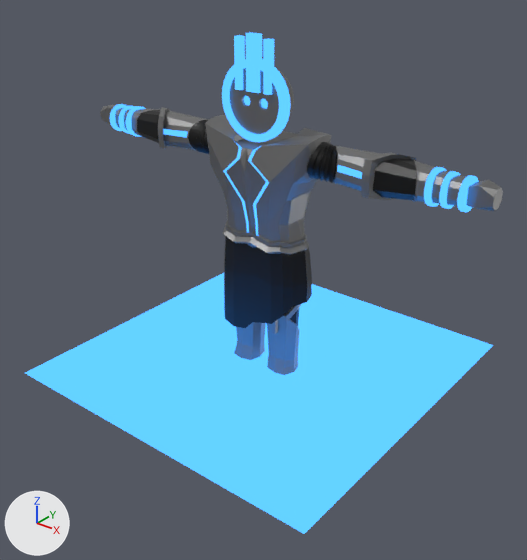
An edit to the Blender file Assets/Models/Actors/KOLOSS_VF.blend, drawn before and after from the same camera.
Rendered twice from a camera (50 mm lens) standing at (5.14, -6.49, 5.17) and looking at (0.2, -0.31, 1.34). Lighting does not change. The marker at lower left points along +X, +Y and +Z.

The older version as bpy lines, for what is in view:
```python
ob_face = bpy.data.objects.new('Face', me_cylinder_001)
ob_face.location = (0.0, 0.0, 0.0)
ob_face.rotation_euler = (1.571, 0.0, 0.0)  # degrees (90, 0, 0)
ob_floor = bpy.data.objects.new('Floor', me_plane)
ob_floor.location = (0.0, 0.0, 0.0)
ob_floor.scale = (2.21, 2.21, 2.21)
ob_hands = bpy.data.objects.new('Hands', me_cube_002)
ob_hands.location = (0.0, 0.0, 0.0)
ob_hands.rotation_euler = (1.571, 0.0, 0.0)  # degrees (90, 0, 0)
ob_head = bpy.data.objects.new('Head', me_cylinder)
ob_head.location = (0.0, 0.0, 0.0)
ob_head.rotation_euler = (1.571, 0.0, 0.0)  # degrees (90, 0, 0)
ob_legs = bpy.data.objects.new('Legs', me_cube)
ob_legs.location = (0.0, 0.0, 0.0)
ob_legs.rotation_euler = (1.571, 0.0, 0.0)  # degrees (90, 0, 0)
ob_skirt = bpy.data.objects.new('Skirt', me_cube_008)
ob_skirt.location = (0.0, 0.0, 0.0)
ob_skirt.rotation_euler = (1.571, 0.0, 0.0)  # degrees (90, 0, 0)
ob_torso = bpy.data.objects.new('Torso', me_cube_001)
ob_torso.location = (0.0, 0.0, 0.0)
ob_torso.rotation_euler = (1.571, 0.0, 0.0)  # degrees (90, 0, 0)
```
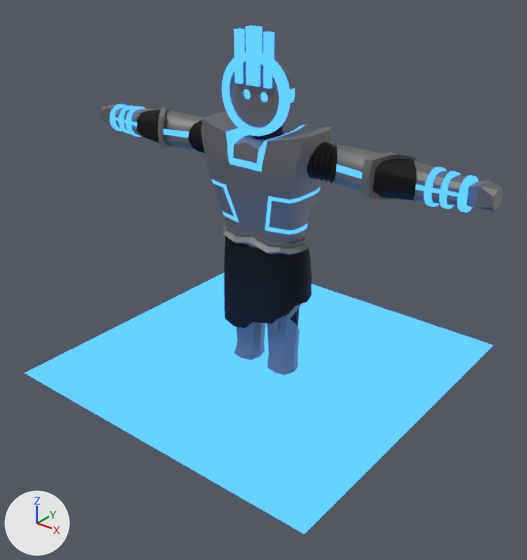
Edits to the bpy script that builds the scene:
```text
Change mat_casing:
    mat_casing.roughness: 0.5 -> 0.671
Change mat_cloth:
    mat_cloth.roughness: 0.422 -> 0.714
Change me_cylinder:
    used by ob_head; location = (0.0, 0.0, 0.0); rotation_euler = (1.571, 0.0, 0.0), in degrees (90, 0, 0)
    remove me_cylinder.from_pydata(...)  # 193 vertices, 101 faces; spans x -0.375..0.375, y 3.057..4.036, z -0.228..0.218
    add me_cylinder.from_pydata(...)  # 449 vertices, 357 faces; spans x -0.375..0.375, y 3.127..4.106, z -0.228..0.218
    me_cylinder part 1: the loose piece of 192 vertices spanning x -0.375..0.375, y 3.057..3.807, z -0.228..0.218 is rebuilt with 448 vertices and now spans x -0.375..0.375, y 3.127..3.877, z -0.228..0.218
    me_cylinder part 2: the surface is now shaded smooth
Change me_cube_001:
    used by ob_torso; location = (0.0, 0.0, 0.0); rotation_euler = (1.571, 0.0, 0.0), in degrees (90, 0, 0)
    remove me_cube_001.from_pydata(...)  # 729 vertices, 740 faces; spans x 0.0..2.49, y 1.49..3.12, z -0.31..0.41
    add me_cube_001.from_pydata(...)  # 1049 vertices, 1018 faces; spans x 0.0..2.49, y 1.49..3.29, z -0.34..0.4
    me_cube_001 part 3: a new loose piece of 221 vertices spanning x 0.0..0.18, y 2.92..3.29, z -0.2..0.2, in mat_cloth (black #080808)
    me_cube_001 part 4: 25 vertices moved from x 0.0..0.95, y 1.87..3.04, z -0.29..0.4 to x 0.0..0.95, y 1.87..3.05, z -0.22..0.29; 87 vertices removed from x 0.0..0.85, y 1.61..3.12, z -0.31..0.41; 186 vertices added at x 0.0..0.85, y 1.54..3.15, z -0.34..0.4
    me_cube_001 part 5: 13 faces spanning x 0.4..2.49, y 1.97..2.91, z -0.21..0.2 switch from mat_casing (grey #919191) to mat_glow (blue #489bff)
    me_cube_001 part 6: 1 face spanning x 1.77..1.8, y 2.82..2.88, z -0.15 switches from mat_cloth (black #080808) to mat_glow (blue #489bff)
    me_cube_001 part 7: the surface is now shaded smooth
Change me_cylinder_001:
    where me_cylinder_001.from_pydata(...)  # 180 vertices, 86 faces, 26 loose edges; spans x -0.451..0.451, y 2.981..4.143, z 0.163..0.266
    used by ob_face; location = (0.0, 0.0, 0.0); rotation_euler = (1.571, 0.0, 0.0), in degrees (90, 0, 0)
    me_cylinder_001 part 8: the whole mesh is moved by (0.0, 0.07, 0.0)
```

Boxes (x1, y1, x2, y2) around the edits, measured in the pictures (527 x 560 px; the box of a moved part takes in the faces that stretch with it):
'Torso', surface changed, reshaped: (115, 106, 466, 255) in both
'Skirt', surface changed: (224, 236, 312, 328) in both
'Face', mesh moved: before (222, 32, 291, 142); after (222, 25, 291, 136)
'Legs', surface changed: (234, 304, 301, 375) in both
'Head', surface changed, reshaped: before (230, 68, 294, 134); after (230, 61, 295, 128)
'Hands', surface changed: (106, 107, 503, 211) in both
part 1 of me_cylinder, rebuilt: before (230, 68, 294, 134); after (230, 61, 295, 128)
part 3 of me_cube_001, added: after (253, 126, 283, 140)
part 4 of me_cube_001, moved or reshaped: before (165, 111, 381, 243); after (165, 111, 383, 255)
part 5 of me_cube_001, recoloured: (115, 117, 458, 197) in both
